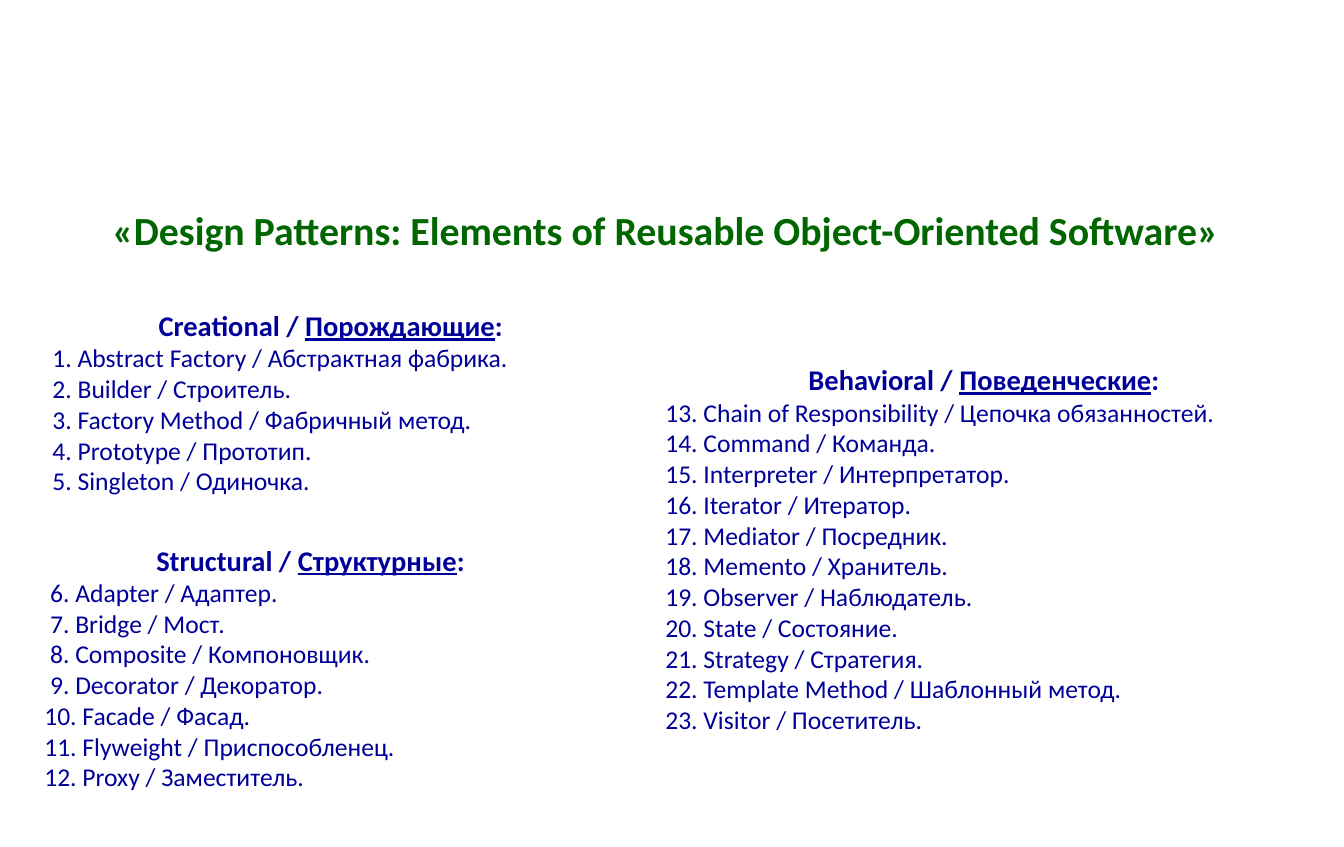
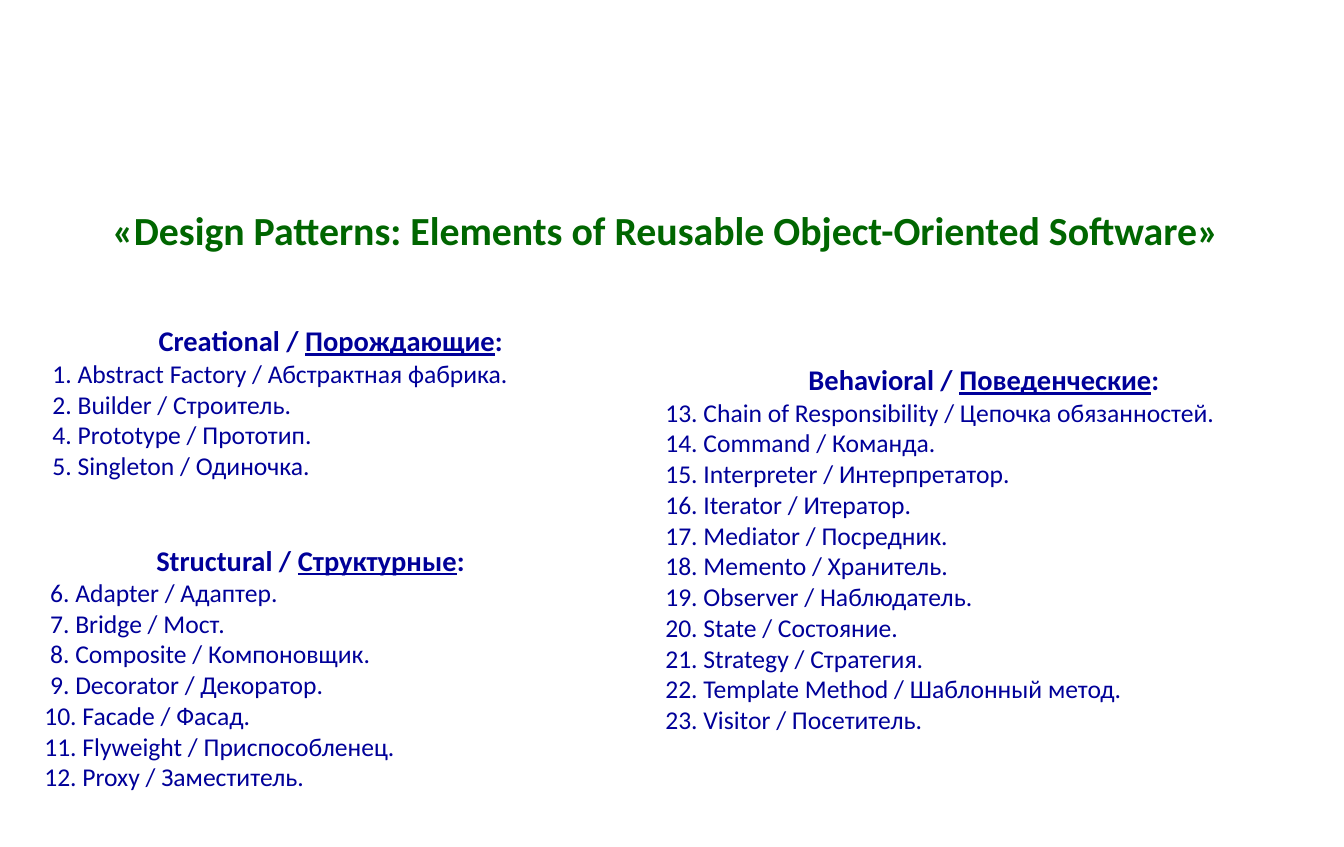
Before and after one commit to mike-shock/Programmers_Club-Caiman, a slide deck: slide 87 of drafts/Software_Craft.odp. Drawn at 1344x847 pixels with LibreOffice and Linux fonts; fonts in the diff are those of the drawing; background and template pictures are left out. Boxes give left, top, right and bottom in pixels: in the first picture for what was removed or moved away, otherwise in the second. Text is boxed around its words. In the diff, an @@ line names an element or a change of style, - is before the commit and + after.

```diff
--- a/drafts/Software_Craft.odp
+++ b/drafts/Software_Craft.odp
@@ text at [52, 411, 471, 434]: paragraph removed @@
-3. Factory Method / Фабричный метод.
```
Also in this commit, not shown: 10 other slides changed, 1 other file.
